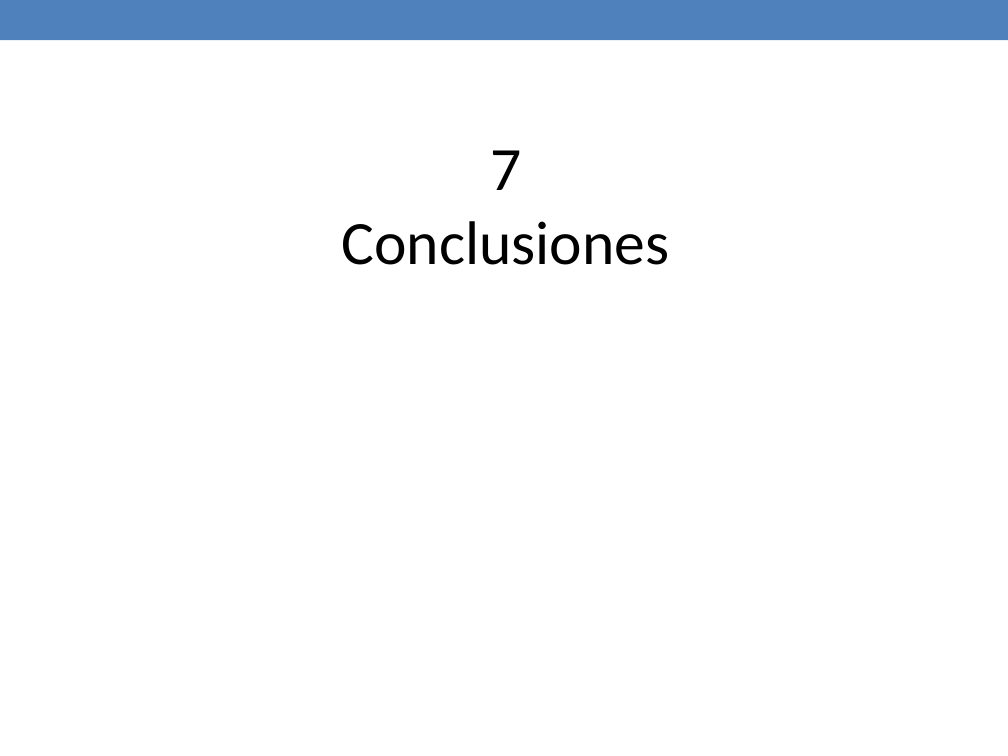
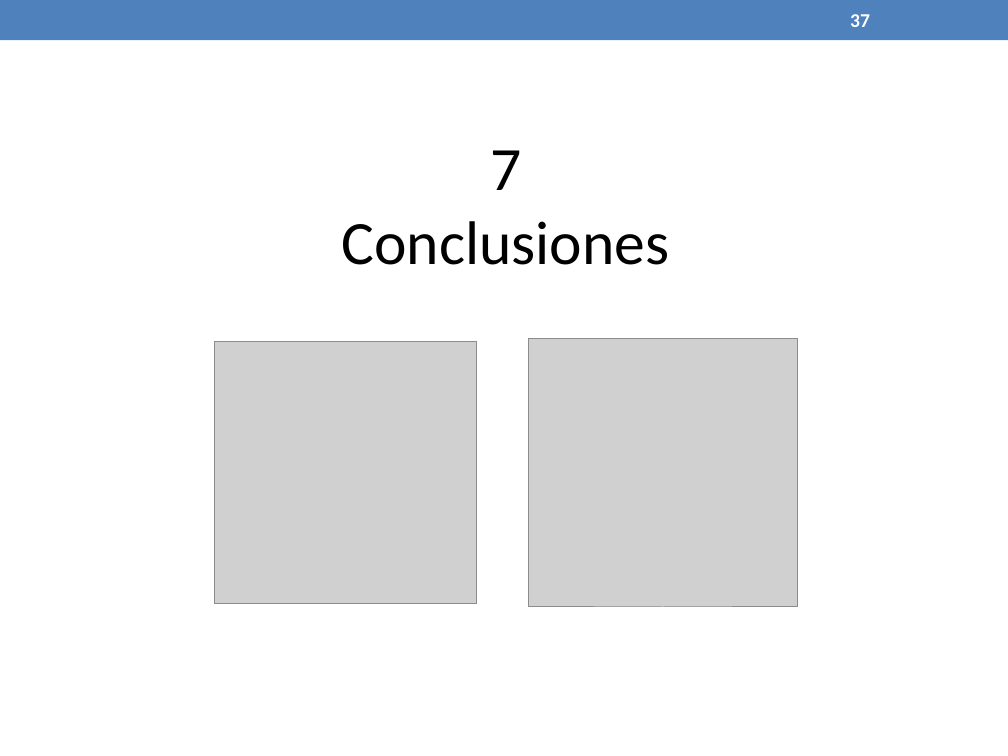
Before and after one commit to jaimecp89/qMIPS101, a slide deck: slide 37 of qMIPS/doc/Presentacion PFC.pptx. Drawn at 1008x756 pixels with LibreOffice and Linux fonts; fonts in the diff are those of the drawing; grey boxes stand for pictures. Boxes give left, top, right and bottom in pixels: in the first picture for what was removed or moved away, otherwise in the second. Text is boxed around its words. In the diff, an @@ line names an element or a change of style, - is before the commit and + after.

```diff
--- a/qMIPS/doc/Presentacion PFC.pptx
+++ b/qMIPS/doc/Presentacion PFC.pptx
@@ page number added at (850, 14, 870, 27), 14 pt, text #FFFFFF, bold @@
+37
@@ picture added at (215, 342, 477, 604) @@
@@ picture added at (528, 339, 797, 608) @@
```
Also in this commit, not shown: 9 other slides changed, 1 slide added, 1 slide removed.
